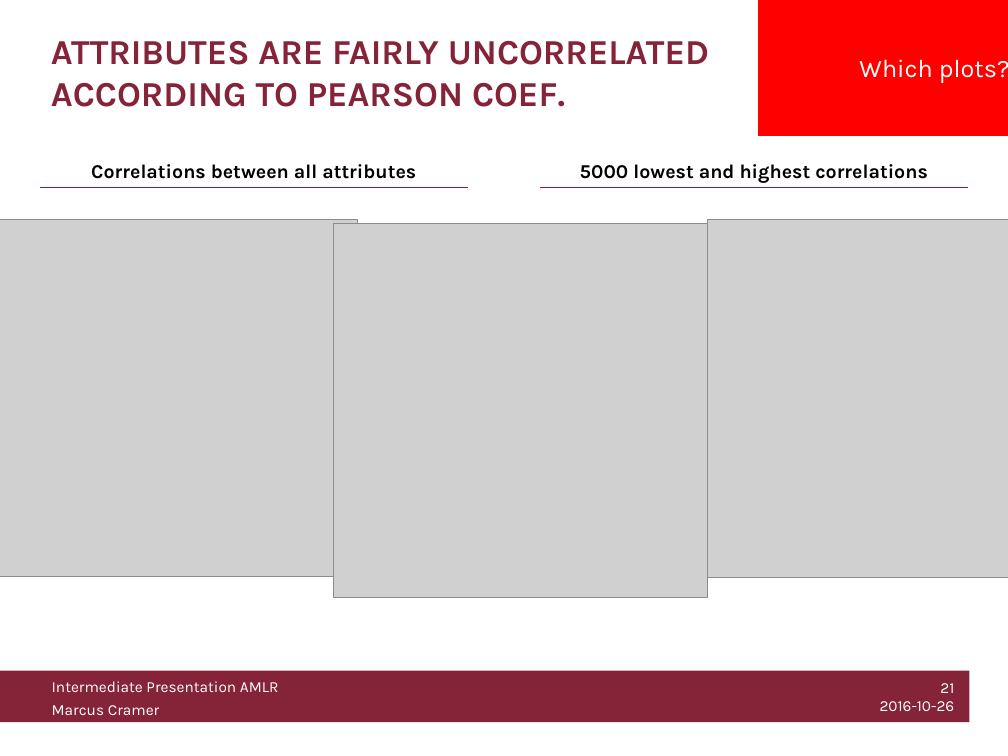
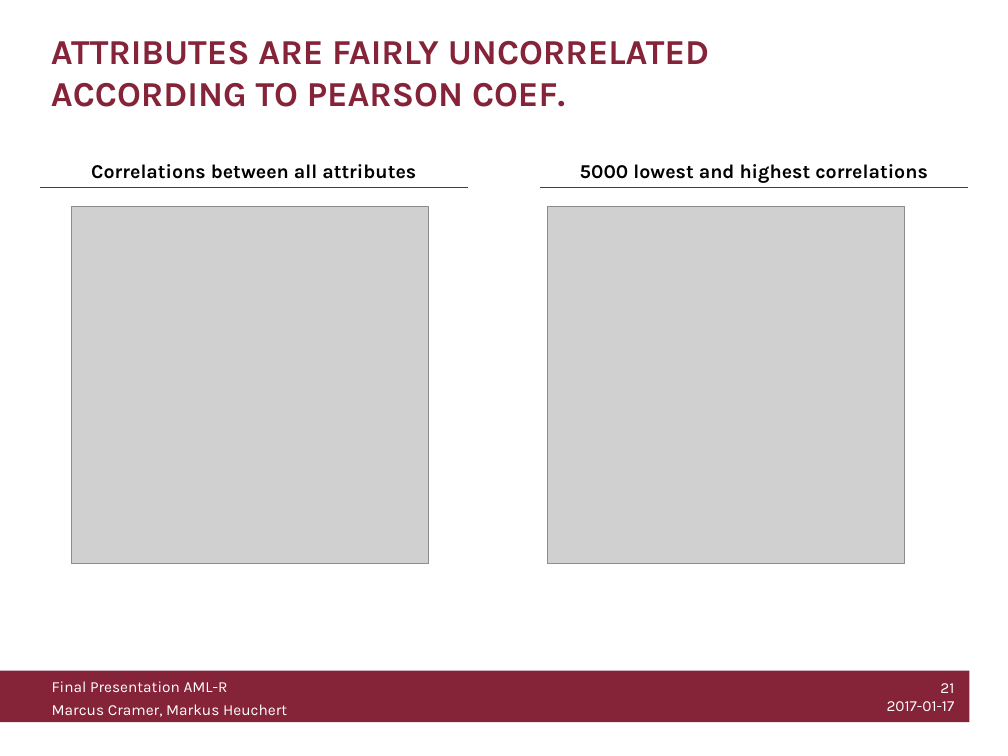
Before and after one commit to knusperman/AML_Springleaf, a slide deck: slide 21 of Presentation/Data cleaning and inspection.pptx. Drawn at 1008x756 pixels with LibreOffice and Linux fonts; fonts in the diff are those of the drawing; grey boxes stand for pictures; background and template pictures are left out. Boxes give left, top, right and bottom in pixels: in the first picture for what was removed or moved away, otherwise in the second. Text is boxed around its words. In the diff, an @@ line names an element or a change of style, - is before the commit and + after.

```diff
--- a/Presentation/Data cleaning and inspection.pptx
+++ b/Presentation/Data cleaning and inspection.pptx
@@ rectangle removed at bbox=[758, 0, 1008, 136] @@
-Which plots?
@@ picture: place and size @@
-picture at bbox=[0, 220, 357, 577]
+picture at bbox=[72, 207, 428, 563]
@@ picture: place and size @@
-picture at bbox=[334, 224, 708, 598]
+picture at bbox=[547, 207, 904, 563]
@@ picture removed at bbox=[708, 220, 1008, 578] @@
@@ text at bbox=[52, 681, 287, 717]: text changed @@
-Intermediate Presentation AMLR
-Marcus Cramer
+Final Presentation AML-R
+Marcus Cramer, Markus Heuchert
@@ text at bbox=[887, 683, 955, 711]: text changed @@
-21
-2016-10-26
+21
+2017-01-17
```
Also in this commit, not shown: 26 other slides changed, 2 slides added, 1 slide removed, 5 other files.
